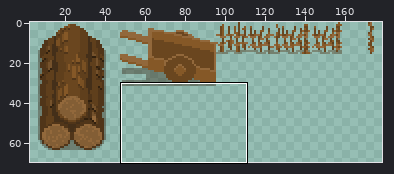
A sprite sheet gets an edit: data/textures/entities/D01/environment/entities_03.png. The first picture is a wide view before the edit; the outline marks the close-up.
Close-up. Old version:
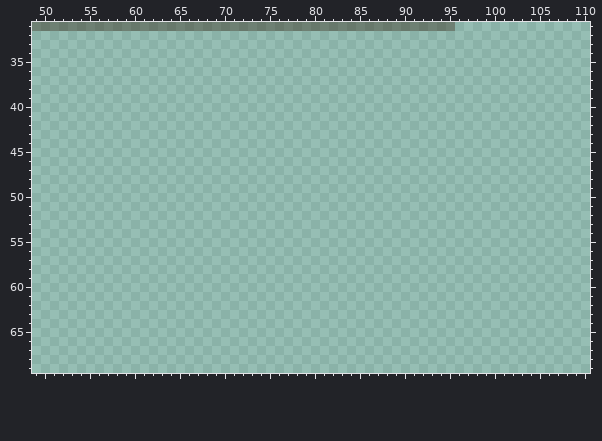
The file is 192x80 pixels. Pixels under 10% opacity are left out. Colours within 5 levels of each other are drawn and written as one. Shown: x 49..110, y 31..69. The old version is drawn lined up with the new one, on the new canvas. The wide view leaves out empty margins.
New version:
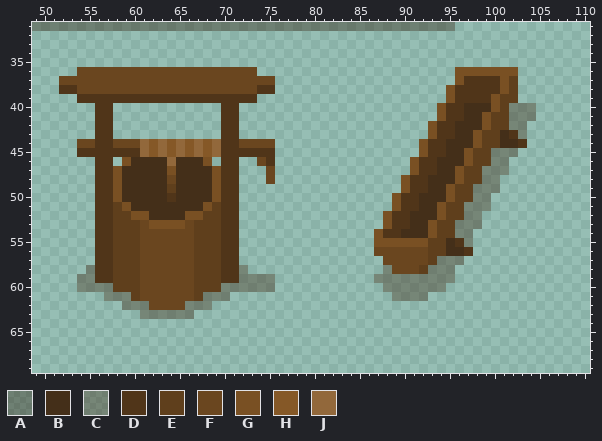
Palette (. is transparent): A #301f0d64  B #442f19  C #452e1964  D #503519  E #5f3f1c  F #6a461f  G #795023  H #855827  J #92683b
From the commit log: add trough and well to D01/entities_02
Edits made:
canvas 192x80 -> 192x192
@@ x 49..110 @@
 35 ..............................................................
-36 ..............................................................
-37 ..............................................................
-38 ..............................................................
-39 ..............................................................
-40 ..............................................................
-41 ..............................................................
-42 ..............................................................
-43 ..............................................................
-44 ..............................................................
-45 ..............................................................
-46 ..............................................................
-47 ..............................................................
-48 ..............................................................
-49 ..............................................................
-50 ..............................................................
-51 ..............................................................
-52 ..............................................................
-53 ..............................................................
-54 ..............................................................
-55 ..............................................................
-56 ..............................................................
-57 ..............................................................
-58 ..............................................................
-59 ..............................................................
-60 ..............................................................
-61 ..............................................................
-62 ..............................................................
-63 ..............................................................
+36 .....FFFFFFFFFFFFFFFFFFFF......................GGGGGGG........
+37 ...FFFFFFFFFFFFFFFFFFFFFFFF....................GDDDDGE........
+38 ...DDFFFFFFFFFFFFFFFFFFFFDD...................GDDDDDGE........
+39 .....DDDDDDDDDDDDDDDDDDDD.....................GDDDDGEE........
+40 .......DD............DD......................GDDBBBGECCC......
+41 .......DD............DD......................GDDBBGEECCC......
+42 .......DD............DD.....................GDDBBBGEECC.......
+43 .......DD............DD.....................GDDBBGEEBDC.......
+44 .....FFDDFFFJHJHJHJHJDDFFFF................GDDBBBGEEBBD.......
+45 .....DDDDDDDJHJHJHJHJDDDDDD................GDDBBGEECCC........
+46 .......DD.GBBBBJBBBG.DD..FD...............GDDBBBGEECC.........
+47 .......DDGBBBBBGBBBBGDD...F...............GDDBBGEECCC.........
+48 .......DDGBBBBBFBBBBGDD...F..............GDDBBBGEECC..........
+49 .......DDGBBBBBEBBBBGDD..................GDDBBGEECCC..........
+50 .......DDGBBBBBDBBBBGDD.................GDDBBBGEECC...........
+51 .......DDEGBBBBBBBBGEDD.................GDDBBGEECCC...........
+52 .......DDEEGGBBBBGGEEDD................GDDBBBGEECC............
+53 .......DDEEEFGGGGFEEEDD................GDDBBGEECCC............
+54 .......DDEEEFFFFFFEEEDD...............GDDBBBGEECC.............
+55 .......DDEEEFFFFFFEEEDD...............GGGGGGEEBDC.............
+56 .......DDEEEFFFFFFEEEDD...............FFFFFFEEBBD.............
+57 .......DDEEEFFFFFFEEEDD................FFFFFECCC..............
+58 ......CDDEEEFFFFFFEEEDDC...............CFFFECCC...............
+59 .....CCDDEEEFFFFFFEEEDDCCCC...........CCCCCCCCC...............
+60 .....CCCCEEEFFFFFFEEECCCCCC............CCCCCCC................
+61 ........CCCEFFFFFFECCC..................CCCC..................
+62 ..........CCCFFFFCCC..........................................
+63 ............CCCCCC............................................
 64 ..............................................................
Boxes around the changes in both close-ups, in picture pixels (x1, y1, x2, y2):
added: (59, 67, 275, 319)
added: (374, 67, 536, 301)
